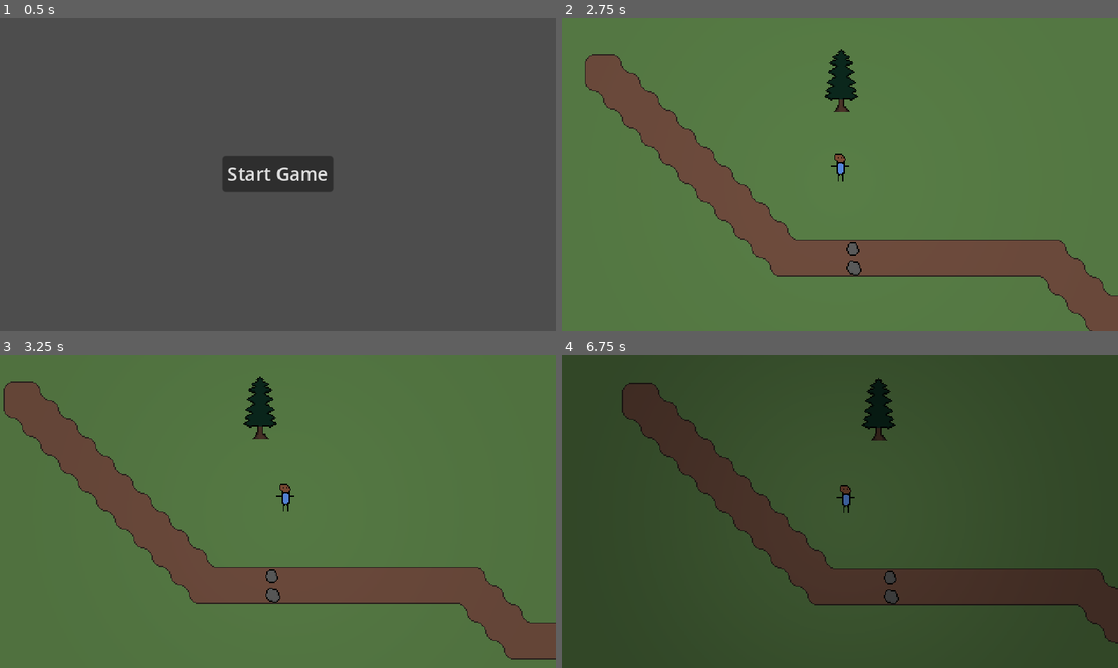
Above: before the commit, frames 1-4 (two rows, left to right).
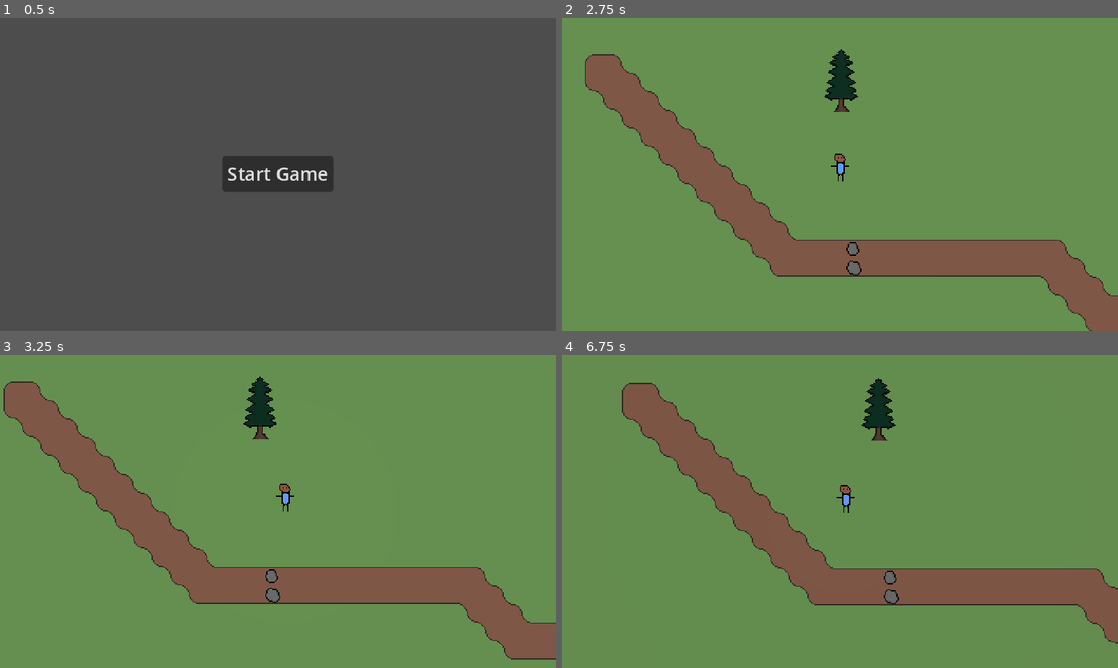
Above: after the commit, the same moments.

Repository: StormLight14/nightfall-mirror
Game: Godot game, scene res://menus/main/main_menu.tscn
The game is run twice, just before and just after one commit, with the same random seed, the same clock (stepped at 60 frames per second) and the same inputs.
Inputs:
- Up to frame 1 (0.5 s): no input
- Up to frame 2 (2.75 s): click "Start Game" at 0.5 s; tap Enter at 1.25 s; hold D (right) 1.28-2.03 s; tap E (interact) at 1.35 s; hold S (down) from 2.03 s (still down); tap R (rotate_sun) at 2.1 s
- Up to frame 3 (3.25 s): release S (down) at 2.78 s; hold D (right) from 2.78 s (still down); tap N (turn_day) at 2.85 s
- Up to frame 4 (6.75 s): release D (right) at 3.53 s; hold W (up) 3.53-4.28 s; tap one key every 0.75 s from 3.6 s: M (turn_night) E (interact) R (rotate_sun) N (turn_day) M (turn_night); hold A (left) 4.28-5.78 s; hold S (down) 5.78-6.53 s; hold D (right) from 6.53 s (still down)

Frame 1 is identical in both runs. In frame 2, 14% of the frame differs, in the area x 0-100%, y 0-100%; in frame 3, 88%; in frame 4, 99%.

Commit message:
disable 15x speed for day/night cycle

Diff:
--- a/scenes/main/island.gd
+++ b/scenes/main/island.gd
@@ -7,7 +7,7 @@
 	%Grass.update_full_tileset()
 	%Path.update_full_tileset()
 	daytime()
-	%AnimationPlayer.speed_scale = 15
+	# %AnimationPlayer.speed_scale = 15 # for testing night
 	%AnimationPlayer.play("turn_night")
 	pass
 
